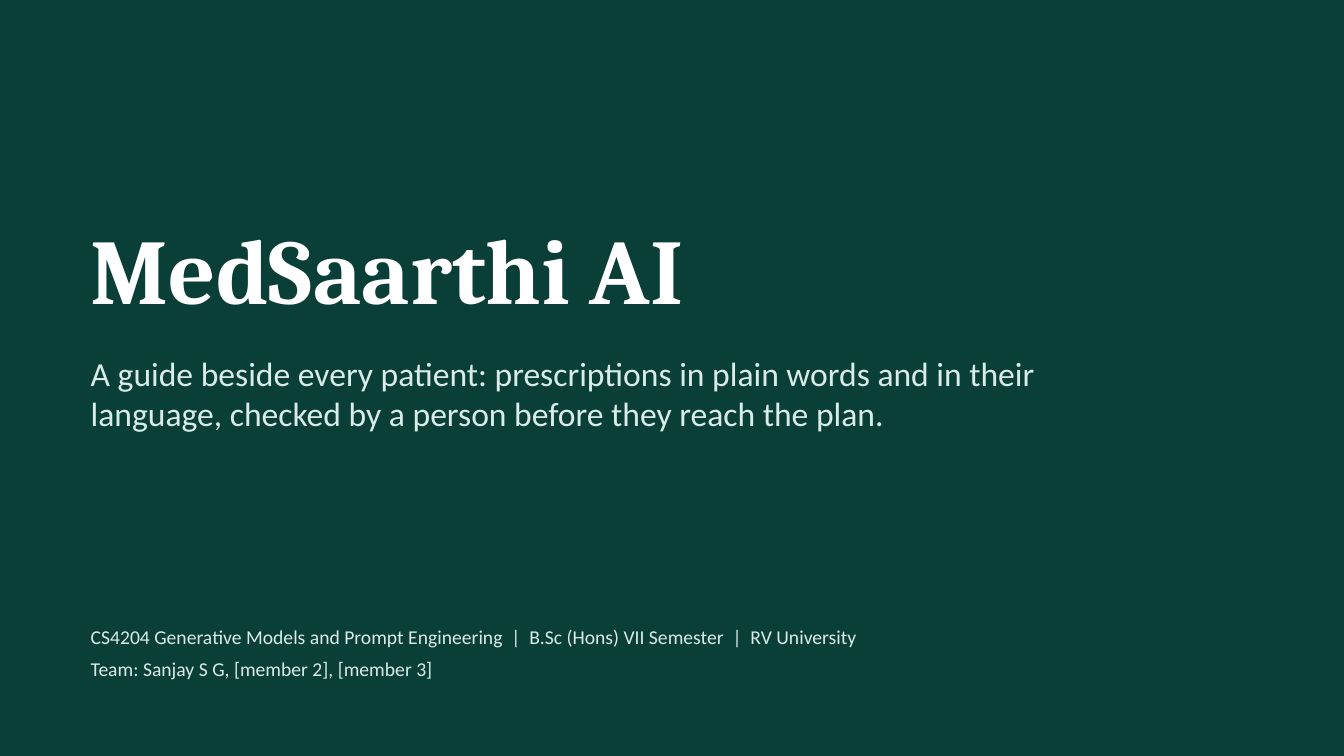
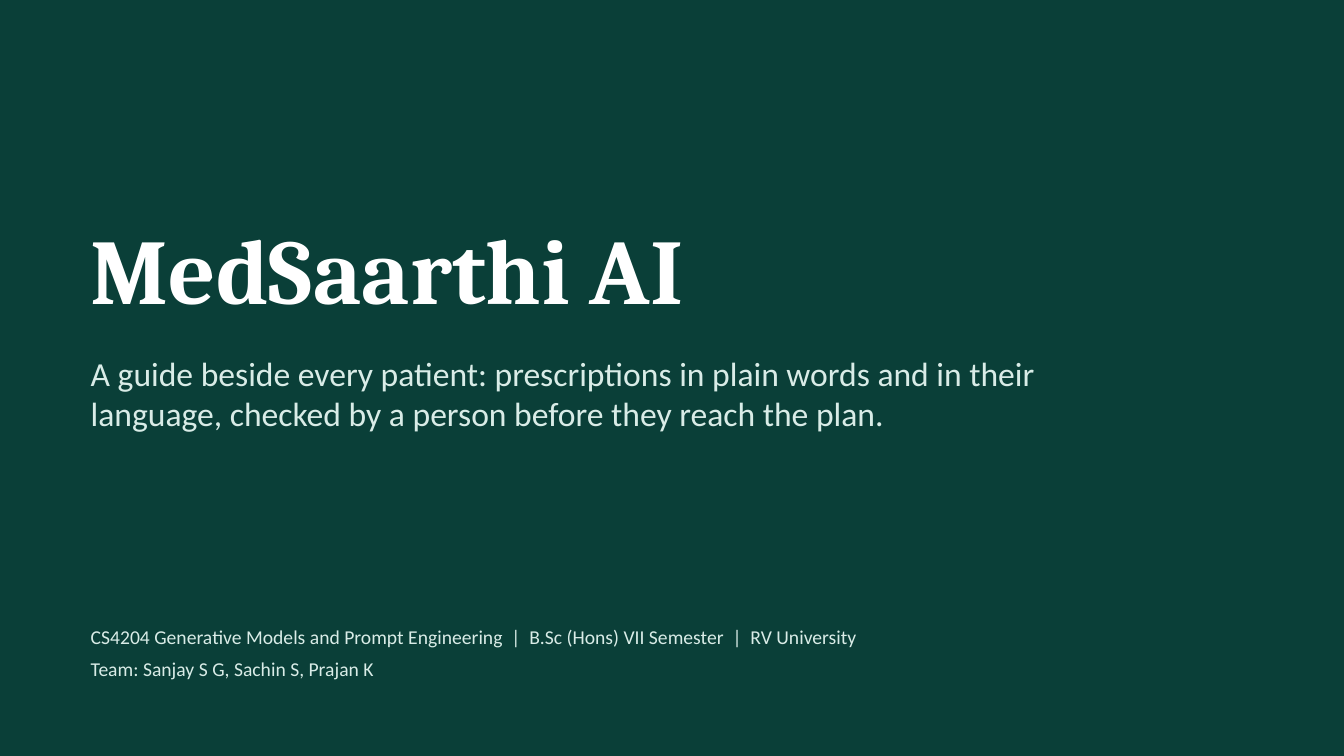
Before and after one commit to Sanjay2408/MedSaarthi-AI, a slide deck: slide 1 of docs/MedSaarthi_Jury_Deck.pptx. Drawn at 1344x756 pixels with LibreOffice and Linux fonts; fonts in the diff are those of the drawing. Boxes give left, top, right and bottom in pixels: in the first picture for what was removed or moved away, otherwise in the second. Text is boxed around its words. In the diff, an @@ line names an element or a change of style, - is before the commit and + after.

```diff
--- a/docs/MedSaarthi_Jury_Deck.pptx
+++ b/docs/MedSaarthi_Jury_Deck.pptx
@@ text at box(91, 662, 373, 680): text changed @@
-Team: Sanjay S G, [member 2], [member 3]
+Team: Sanjay S G, Sachin S, Prajan K
```
Also in this commit, not shown: 1 other file.
